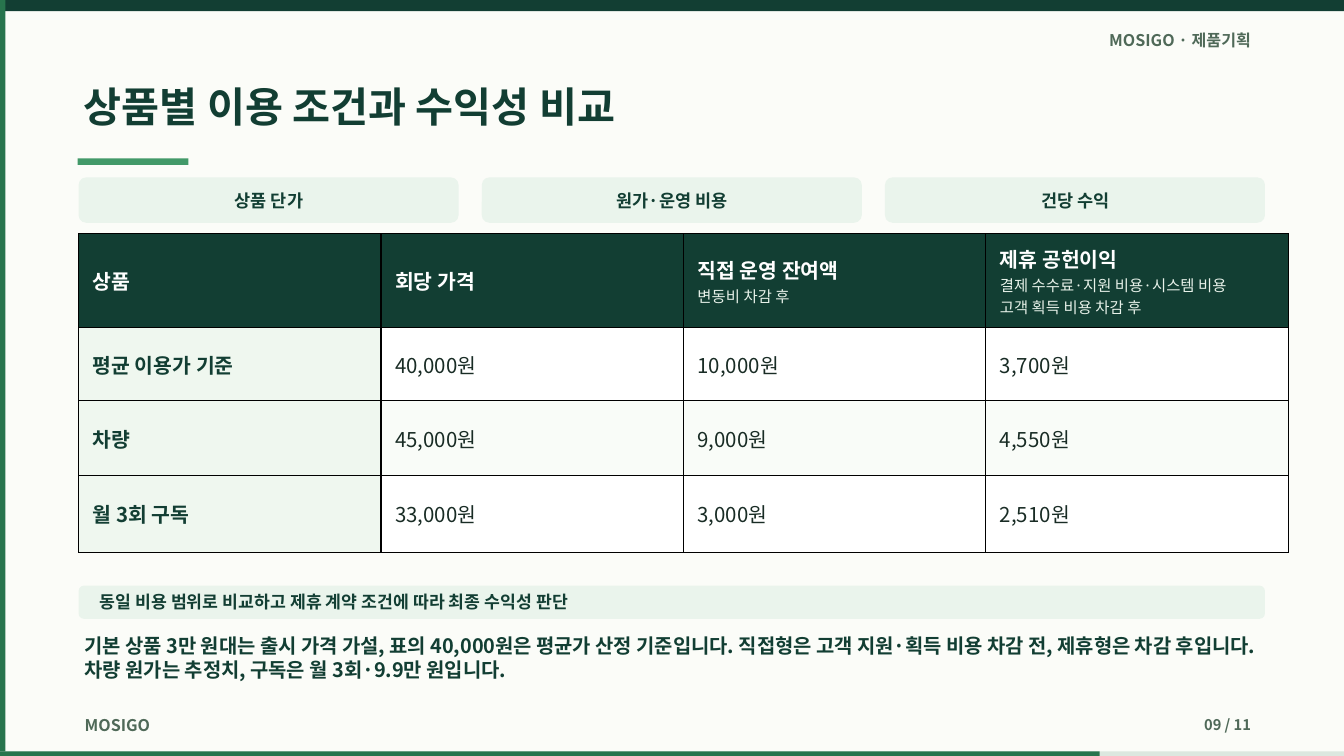
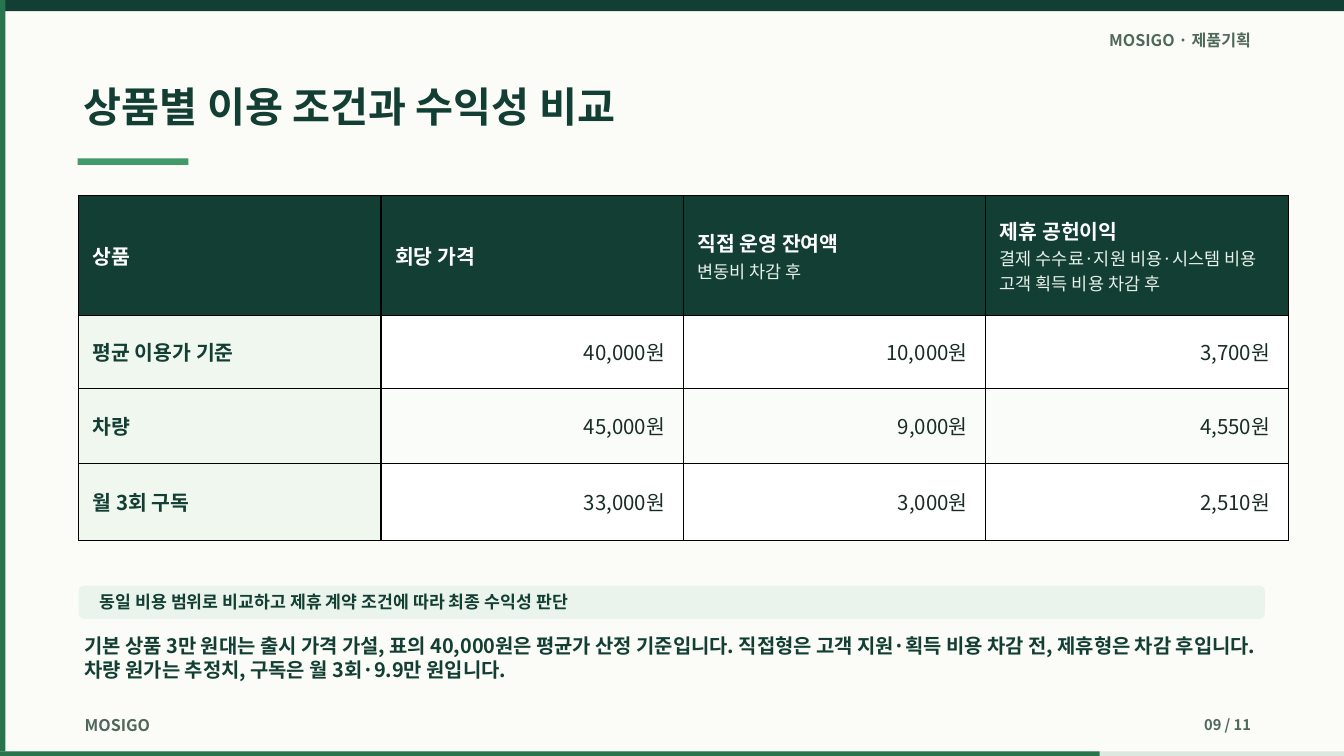
Before and after one commit to dohyunkimmm/mosigo-case-study, a slide deck: slide 9 of downloads/mosigo_report.pptx. Drawn at 1344x756 pixels with LibreOffice and Linux fonts; fonts in the diff are those of the drawing. Boxes give left, top, right and bottom in pixels: in the first picture for what was removed or moved away, otherwise in the second. Text is boxed around its words. In the diff, an @@ line names an element or a change of style, - is before the commit and + after.

```diff
--- a/downloads/mosigo_report.pptx
+++ b/downloads/mosigo_report.pptx
@@ rounded rectangle removed at box(79, 177, 459, 223) @@
@@ rounded rectangle removed at box(482, 177, 862, 223) @@
@@ rounded rectangle removed at box(885, 177, 1265, 223) @@
@@ table at box(79, 196, 1289, 536) @@
@@ size 11 to 12.5 pt in "변동비 차감 후", "결제 수수료·지원 비용·시스템 비용 고객 획득 비용 ..." @@
@@ alignment left to right @@
@@ table: place and size @@
-table at box(79, 234, 1289, 537)
+table at box(79, 196, 1289, 536)
@@ text removed at box(235, 192, 303, 209) @@
-상품 단가
@@ text removed at box(617, 192, 727, 209) @@
-원가·운영 비용
@@ text removed at box(1041, 192, 1109, 209) @@
-건당 수익
```
Also in this commit, not shown: 2 other slides changed, 11 other files.
